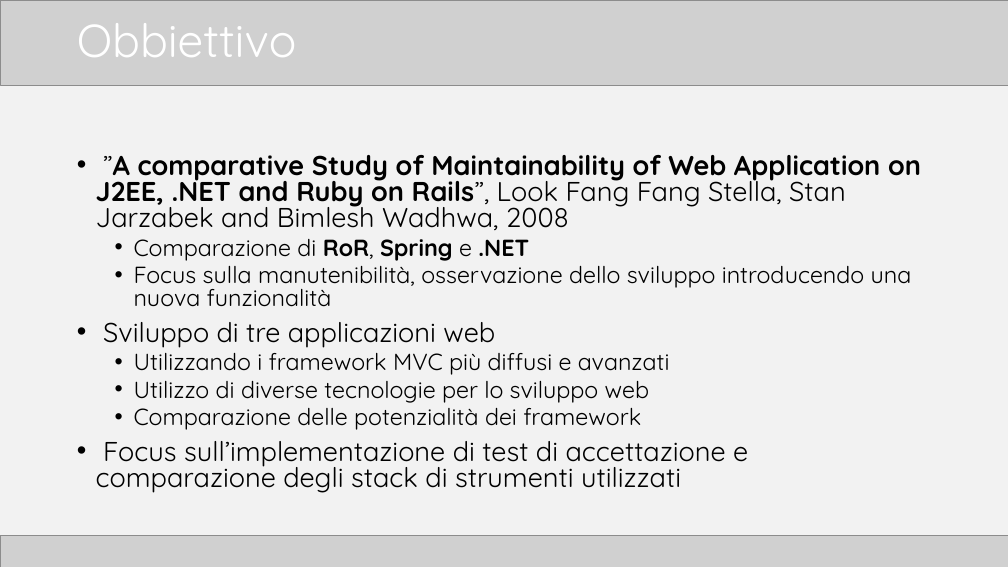
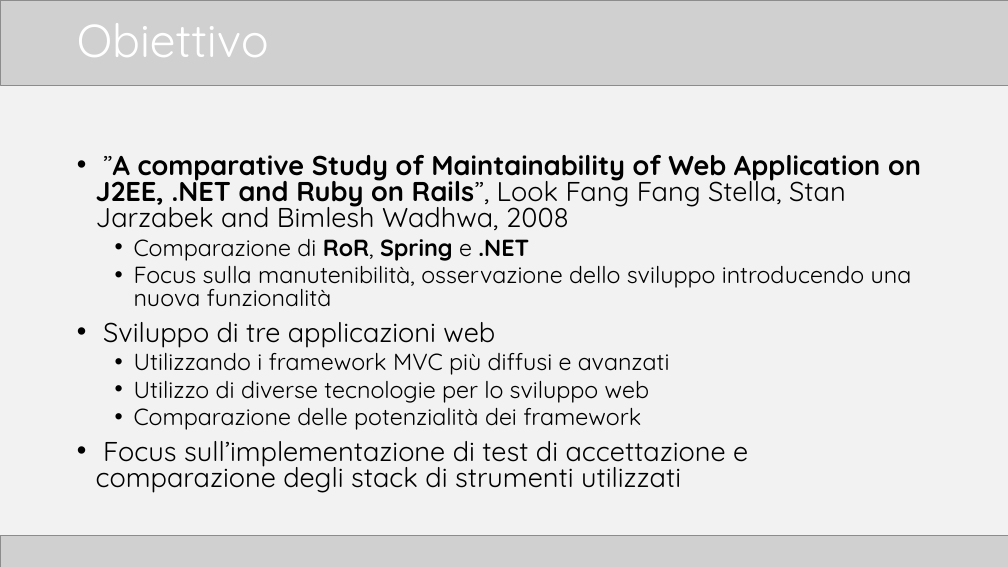
Before and after one commit to TTia/xblog-thesis, a slide deck: slide 2 of Presentazione.pptx. Drawn at 1008x567 pixels with LibreOffice and Linux fonts; fonts in the diff are those of the drawing; grey boxes stand for pictures. Boxes give left, top, right and bottom in pixels: in the first picture for what was removed or moved away, otherwise in the second. Text is boxed around its words. In the diff, an @@ line names an element or a change of style, - is before the commit and + after.

```diff
--- a/Presentazione.pptx
+++ b/Presentazione.pptx
@@ title at box(77, 23, 269, 57): text changed @@
-Obbiettivo
+Obiettivo
```
Also in this commit, not shown: 8 other slides changed, 4 other files.
